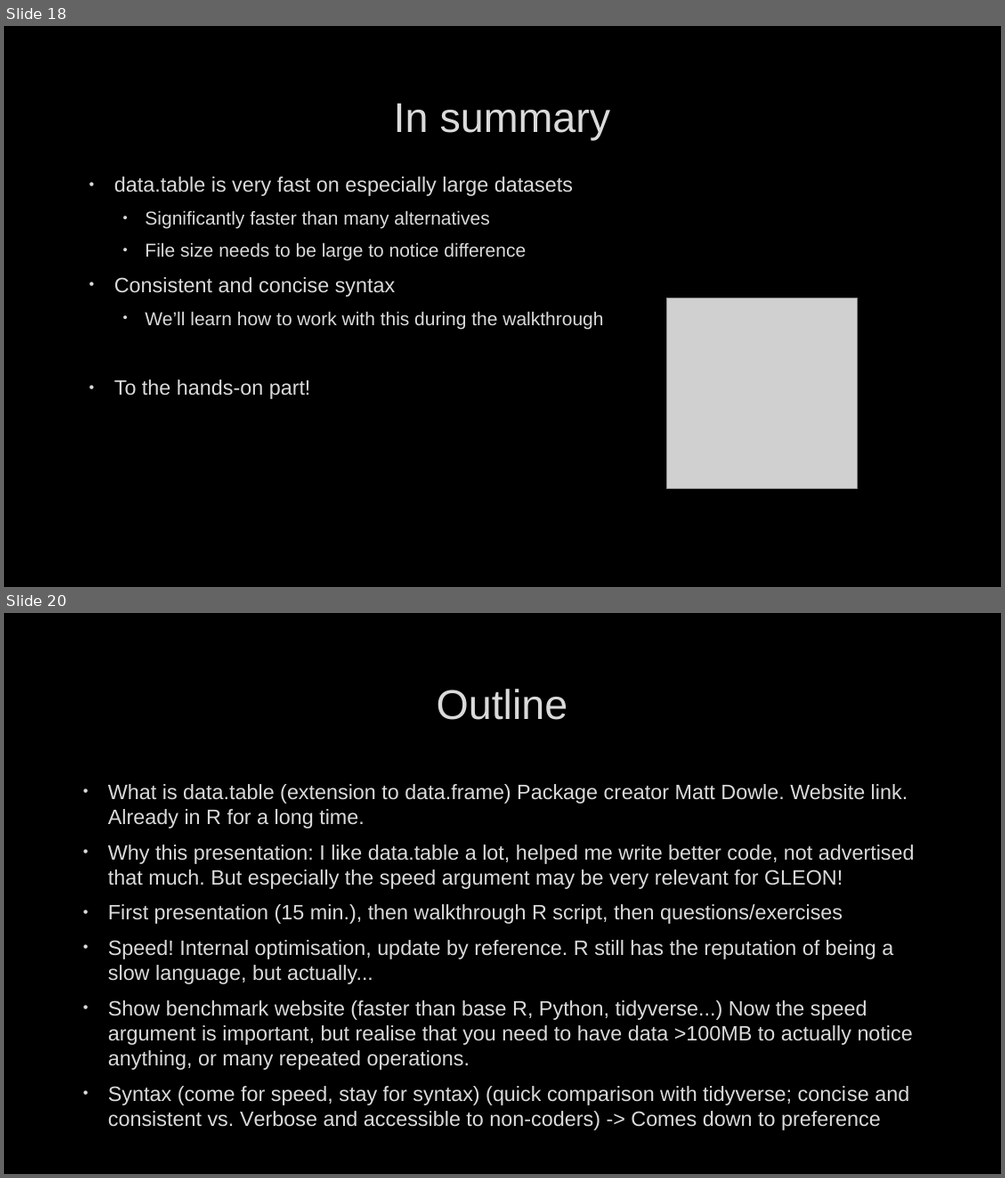
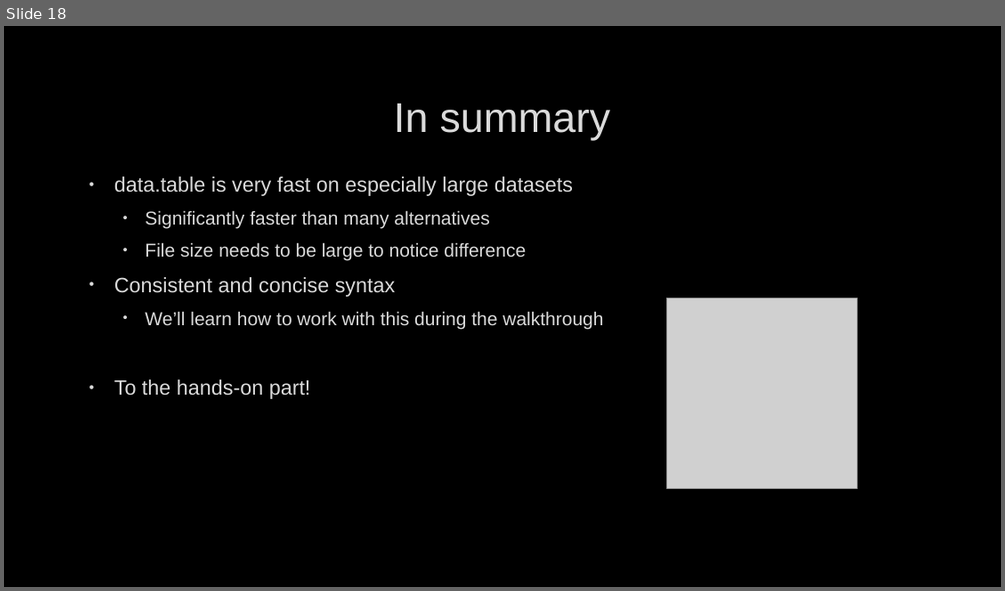
Before and after one commit to jorritmesman/Limnoseries_Rdatatable, a slide deck: Presentation.pptx. Shown one above the other, each under a label of ours: slides 18 and 20 before the commit, slide 18 after it; the slides between them are not shown. The pictures are 1005x1178 and 1005x591 pixels, drawn with LibreOffice and Linux fonts; fonts in the diff are those of the drawing; grey boxes stand for pictures; background and template pictures are left out. Boxes give left, top, right and bottom in pixels: in the first picture for what was removed or moved away, otherwise in the second. Text is boxed around its words. In the diff, an @@ line names an element or a change of style, - is before the commit and + after.

```diff
--- a/Presentation.pptx
+++ b/Presentation.pptx
@@ slide 20 removed at <box>4,613,1001,1174</box>, background picture (left out) @@
@@ title removed at <box>437,689,568,720</box> @@
-Outline
@@ text removed at <box>108,784,914,1130</box> @@
-• What is data.table (extension to data.frame) Package creator Matt Dowle. Website link. Already in R for a long time.
-• Why this presentation: I like data.table a lot, helped me write better code, not advertised that much. But especially the speed argument may be very relevant for GLEON!
-• First presentation (15 min.), then walkthrough R script, then questions/exercises
-• Speed! Internal optimisation, update by reference. R still has the reputation of being a slow language, but actually...
-• Show benchmark website (faster than base R, Python, tidyverse...) Now the speed argument is important, but realise that you need to have data >100MB to actually notice anything, or many repeated operations.
-• Syntax (come for speed, stay for syntax) (quick comparison with tidyverse; concise and consistent vs. Verbose and accessible to non-coders) -> Comes down to preference
```
Also in this commit, not shown: 3 other slides removed, 2 other files.
